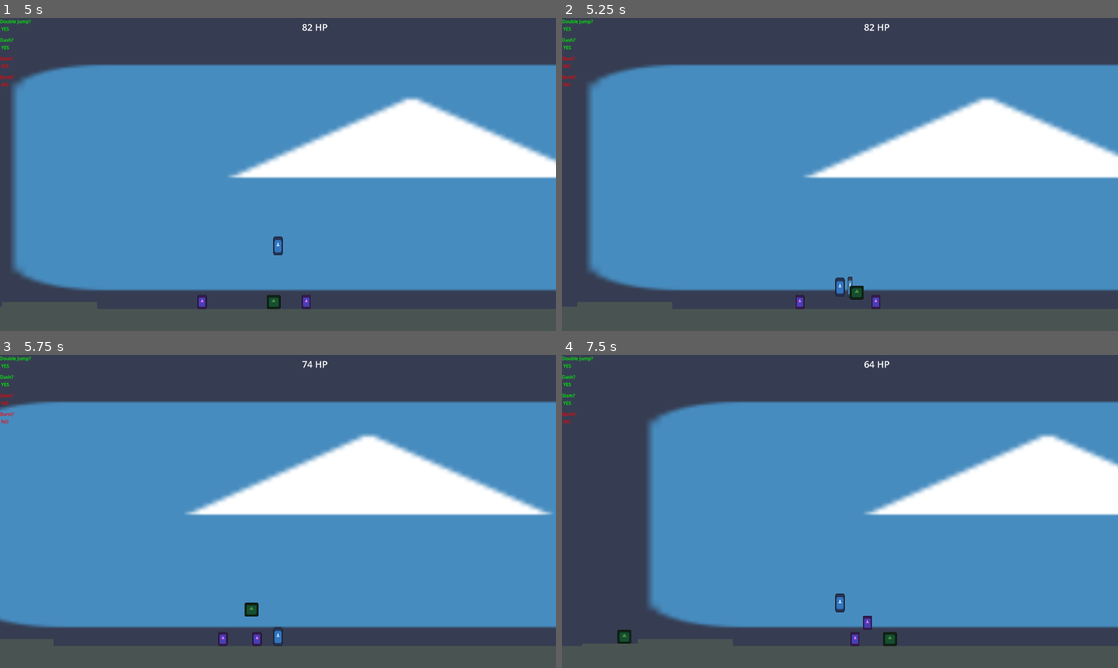
Above: before the commit, frames 1-4 (two rows, left to right).
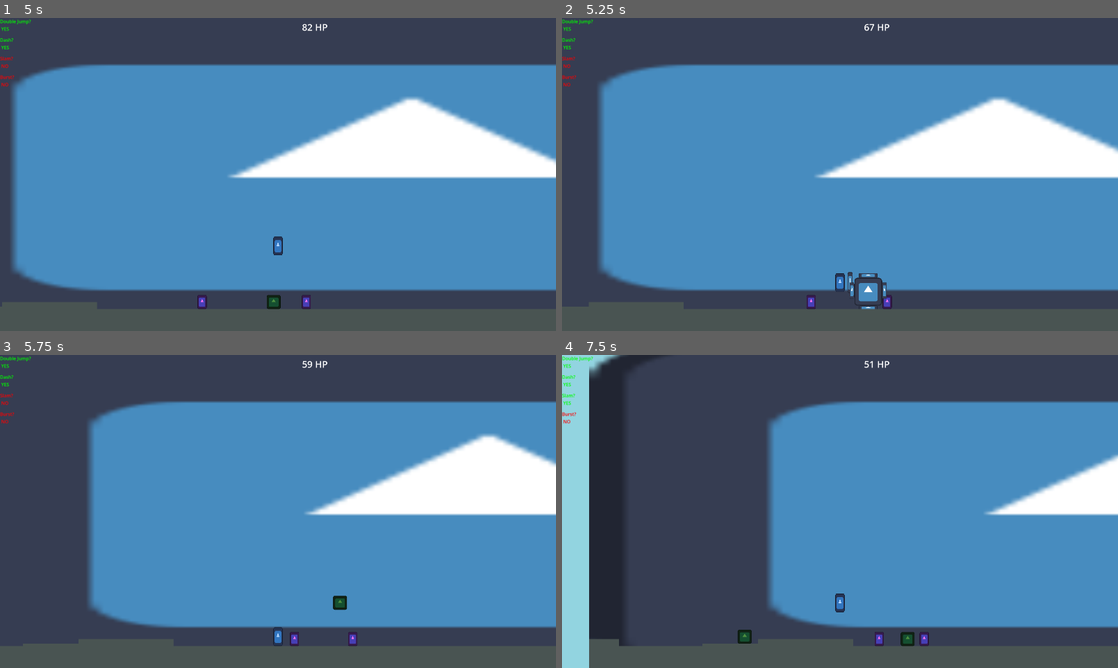
Above: after the commit, the same moments.

Repository: HeroHunterIguess/untitled-wip-game
Game: Godot game, scene res://scenes/worlds/main_world.tscn
Two runs of this game, one before a commit and one after it. Both use one fixed random seed, a clock stepped at 60 frames per second and the inputs below. The engine's default icon, where the game draws it, is replaced by a stand-in: a white triangle on a blue panel in a dark square.
Inputs (mouse positions are in pixels of both pictures, inside the frame that each line leads up to):
- Up to frame 1 (5 s): move the mouse to (400, 158) at 0.52 s; hold D (right) 0.53-2.03 s; tap Q (burst) at 0.6, 1.55, 2.1, 3.05, 3.8, 4.55 s; tap Space (double jump) at 0.77, 1.52, 3.02, 3.77, 4.52 s; move the mouse to (166, 190) at 1.27 s; tap E (air_freeze) at 1.35 s; move the mouse to (333, 105) at 2.02 s; hold A (left) 2.03-2.78 s; move the mouse to (250, 237) at 2.77 s; hold D (right) 2.78-4.28 s; tap Shift (dash) at 2.85 s; move the mouse to (444, 221) at 3.52 s; right-click (444, 221) at 3.6 s; move the mouse to (111, 127) at 4.27 s; hold A (left) from 4.28 s (still down); tap F (ground_slam) at 4.35 s
- Up to frame 2 (5.25 s): move the mouse to (867, 174) at 5.02 s; release A (left) at 5.03 s; hold D (right) from 5.03 s (still down); click (867, 174) at 5.1 s
- Up to frame 3 (5.75 s): keep holding D (right); tap Q (burst) at 5.3 s
- Up to frame 4 (7.5 s): move the mouse to (756, 433) at 5.77 s; release D (right) at 5.78 s; hold A (left) 5.78-7.28 s; tap Q (burst) at 5.85, 6.8, 7.35 s; tap Space (double jump) at 6.02, 6.77 s; move the mouse to (962, 495) at 6.52 s; tap E (air_freeze) at 6.6 s; move the mouse to (728, 527) at 7.27 s; hold D (right) from 7.28 s (still down)

Frame 1 is identical in both runs. In frame 2, 4.8% of the frame differs, in the area x 4-100%, y 1-94%; in frame 3, 22%; in frame 4, 33%, in the area x 0-100%, y 0-100%.

Commit message:
begin setting up enemy burst attack

Diff:
--- a/scenes/attacks/enemy_burst_attack.tscn
+++ b/scenes/attacks/enemy_burst_attack.tscn
@@ -1,11 +1,13 @@
 [gd_scene format=3 uid="uid://cyeqxocil6nuy"]
 
+[ext_resource type="Script" uid="uid://bndigdeugikpu" path="res://scripts/game/attacks/enemy_burst_attack.gd" id="1_ortqv"]
 [ext_resource type="Texture2D" uid="uid://bvhe2m66j7025" path="res://icon.svg" id="2_2ecll"]
 
 [sub_resource type="CircleShape2D" id="CircleShape2D_qt26n"]
 radius = 64.0
 
 [node name="enemy_burst_attack" type="Area2D" unique_id=78801715]
+script = ExtResource("1_ortqv")
 
 [node name="CollisionShape2D" type="CollisionShape2D" parent="." unique_id=1568914869]
 shape = SubResource("CircleShape2D_qt26n")
--- a/scenes/enemy_types/burst_enemy.tscn
+++ b/scenes/enemy_types/burst_enemy.tscn
@@ -10,7 +10,7 @@
 size = Vector2(50, 50)
 
 [sub_resource type="CircleShape2D" id="CircleShape2D_d0to3"]
-radius = 72.0
+radius = 64.0
 
 [node name="burst_enemy" type="CharacterBody2D" unique_id=2141503813]
 script = ExtResource("1_fkmm3")
@@ -37,3 +37,4 @@
 shape = SubResource("CircleShape2D_d0to3")
 
 [connection signal="area_entered" from="hitbox" to="." method="_on_hitbox_area_entered"]
+[connection signal="area_entered" from="burst_range" to="." method="_on_burst_range_area_entered"]
--- /dev/null
+++ b/scripts/game/attacks/enemy_burst_attack.gd
@@ -0,0 +1,21 @@
+extends Area2D
+
+const DAMAGE = 15
+const KNOCKBACK = 1175
+
+func _on_area_entered(area: Area2D) -> void:
+	# damage things in area
+	var object = area.get_parent()
+	if object.is_in_group("player"):
+		if object.has_method("take_dmg"):
+			object.take_dmg(DAMAGE)
+
+		if area.to_local(self.global_position).x >= 0:
+			if object.has_method("take_kb"):
+				object.take_kb(KNOCKBACK, false)
+		else:
+			if object.has_method("take_kb"):
+				object.take_kb(KNOCKBACK, true)
+
+	await get_tree().create_timer(0.15).timeout
+	queue_free()
--- a/scripts/game/burst_enemy.gd
+++ b/scripts/game/burst_enemy.gd
@@ -2,7 +2,9 @@
 
 const JUMP_FORCE = 550
 const SOFT_SPEED_CAP = 290
+const BURST_COOLDOWN = 175
 
+var burst_timer = 0.0
 var health = 150
 
 # low damage as itll have an ability
@@ -37,12 +39,26 @@
 	# update position based on velocity
 	move_and_slide()
 
-# check for death
+# update shit every frame
 func _process(_delta):
 	if (health <= 0):
 		die()
+
+	burst_timer -= 1
 
 # deal damage to player when touched
 func _on_hitbox_area_entered(area: Area2D) -> void:
 	if area.is_in_group("player"):
 		area.get_parent().take_dmg(DAMAGE)
+
+const burst_preload = preload("res://scenes/attacks/enemy_burst_attack.tscn")
+
+# spawn in burst attack if player is near
+func _on_burst_range_area_entered(area: Area2D) -> void:
+	if burst_timer <= 0 && area.get_parent().is_in_group("player"):
+		burst_timer = BURST_COOLDOWN
+
+		var burst = burst_preload.instantiate()
+		add_child(burst)
+
+		burst.global_position = self.global_position
Not shown, added: scripts/game/attacks/enemy_burst_attack.gd.uid
